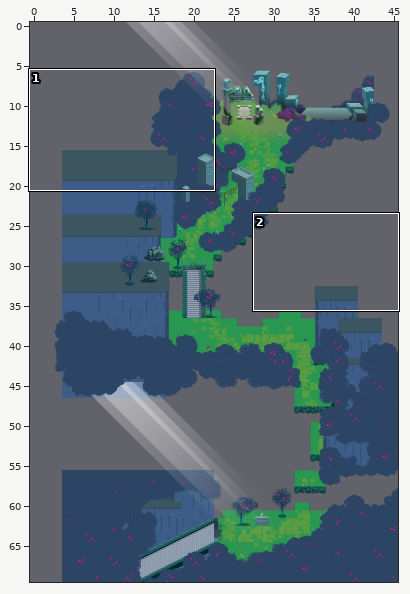
Tiled map (JSON) -- assets/maps/map1.json. Above: a wide view before the commit, with the close-up outlined.
Close-up. Before:
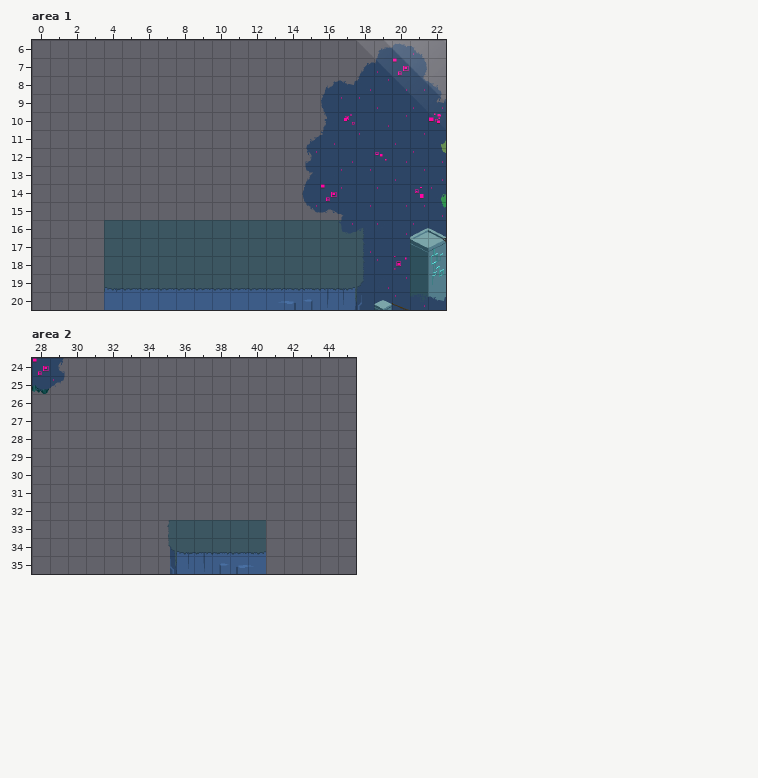
Cells are 32x32 px. Shown: area 1 x 0..22, y 6..20; area 2 x 28..45, y 24..35. The commit also changed other parts of the map, which this record leaves out.
And afterwards:
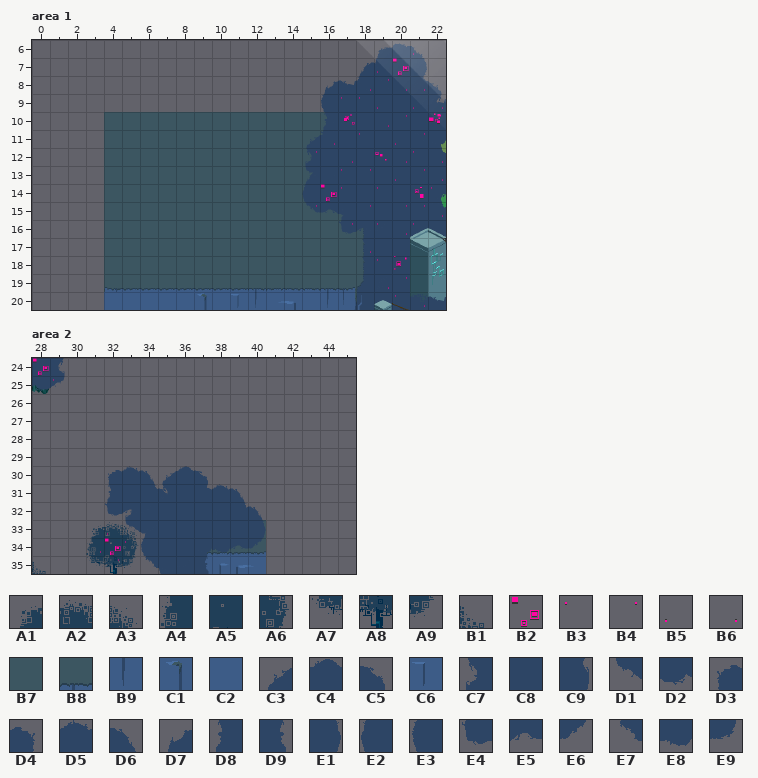
Key: from "tileset": A1 233, A2 234, A3 235, A4 253, A5 254, A6 255, A7 273, A8 274, A9 275, B1 315, B2 884, B3 926, B4 926 flipped left-right, B5 926 flipped up-down, B6 926 turned 180, B7 974, B8 995 flipped left-right, B9 1015 flipped left-right, C1 1038 flipped left-right, C2 1055, C3 1084, C4 1085, C5 1086, C6 1096 flipped left-right, C7 1104, C8 1105, C9 1106, D1 1124, D2 1125, D3 1144, D4 1144 flipped left-right, D5 1145, D6 1146, D7 1147, D8 1164, D9 1164 flipped left-right, E1 1166, E2 1166 flipped left-right, E3 1167, E4 1184, E5 1185, E6 1186, E7 1187, E8 1188, E9 1189.
__ is an empty cell, .. an unchanged one.
Change:
--- layer "DetailBackgroundLayer", area 1
@@ x 4..17 @@
-10 __ __ __ __ __ __ __ __ __ __ __ __ __ ..
-11 __ __ __ __ __ __ __ __ __ __ __ __ __ ..
-12 __ __ __ __ __ __ __ __ __ __ __ __ .. ..
-13 __ __ __ __ __ __ __ __ __ __ __ __ .. ..
-14 __ __ __ __ __ __ __ __ __ __ __ __ .. ..
-15 __ __ __ __ __ __ __ __ __ __ __ __ __ __
+10 B7 B7 B7 B7 B7 B7 B7 B7 B7 B7 B7 B7 B7 ..
+11 B7 B7 B7 B7 B7 B7 B7 B7 B7 B7 B7 B7 B7 ..
+12 B7 B7 B7 B7 B7 B7 B7 B7 B7 B7 B7 B7 .. ..
+13 B7 B7 B7 B7 B7 B7 B7 B7 B7 B7 B7 B7 .. ..
+14 B7 B7 B7 B7 B7 B7 B7 B7 B7 B7 B7 B7 .. ..
+15 B7 B7 B7 B7 B7 B7 B7 B7 B7 B7 B7 B7 B7 B7
@@ x 9..11 @@
-20 C2 .. C2
+20 C1 .. C6
--- layer "ForegroundLayer2", area 1
@@ x 12..15 @@
-19 __ .. .. ..
-20 __ .. .. __
+19 B8 .. .. ..
+20 B9 .. .. C2
--- layer "ForegroundLayer2", area 2
@@ x 33..39 @@
-31 .. __ __ .. __ __ __
-32 __ __ .. .. .. __ __
-33 __ __ .. .. .. .. ..
-34 .. .. .. .. __ .. ..
-35 .. .. __ __ __ .. ..
+31 .. C4 C5 .. D3 D5 D6
+32 C7 C8 .. .. .. C8 E1
+33 D1 D2 .. .. .. .. ..
+34 .. .. .. .. D4 .. ..
+35 .. .. E2 C8 D9 .. ..
--- layer "Trees", area 2
@@ x 28..40 @@
-30 .. .. .. .. __ __ __ __ __ __ .. .. ..
-31 .. .. .. .. __ __ __ __ __ __ .. .. ..
-32 .. .. .. .. __ __ __ __ __ __ __ __ __
-33 .. .. .. __ __ __ __ __ .. .. .. .. ..
-34 .. .. .. __ __ __ __ __ __ __ .. .. ..
-35 __ .. .. __ __ __ __ __ __ .. .. .. ..
+30 .. .. .. .. D3 D5 D6 C3 C4 C5 .. .. ..
+31 .. .. .. .. D8 C8 E1 C7 C8 C9 .. .. ..
+32 .. .. .. .. E4 E5 E6 C8 C8 C8 D3 D5 D6
+33 .. .. .. A1 A2 A3 D7 C8 .. .. .. .. ..
+34 .. .. .. A4 A5 A6 E3 C8 C8 E8 .. .. ..
+35 B1 .. .. A7 A8 A9 E7 E8 E9 .. .. .. ..
--- layer "TreeDetails", area 2
@@ x 31..33 @@
-33 .. __ ..
-34 __ __ __
-35 .. __ ..
+33 .. B5 ..
+34 B6 B2 B3
+35 .. B4 ..
Boxes around the changes in both close-ups, in picture pixels (x1, y1, x2, y2):
added: (104, 112, 343, 220)
changed: (231, 288, 264, 308)
changed: (197, 293, 207, 310)
added: (304, 299, 313, 310)
added: (86, 466, 266, 574)
added: (32, 561, 46, 574)
